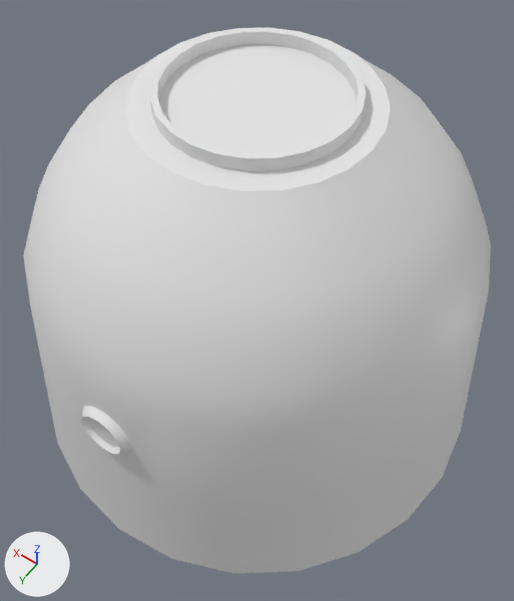
The Blender file RandomCollector/30maySoyuzDescentShape.blend as it was, and as the next commit left it.
The view is the same before and after, from a 50 mm lens placed at (-1.16, 1.62, 2.58), pointed at (-0.08, 0.12, 0.22). Lighting does not change. The marker at lower left points along +X, +Y and +Z. The first picture is the older version.
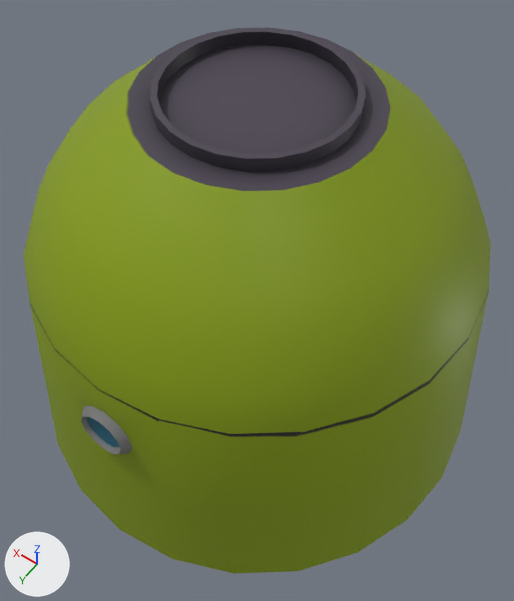
Changed parts and their boxes (x1, y1, x2, y2) in the pictures (514 x 601 px):
```json
{"object": "Cylinder.001", "change": "recoloured", "before": [23, 27, 491, 574], "after": [23, 27, 491, 574], "on screen": "white to green"}
```

Scene script edits in JSON lines:
```json
{"op": "add", "block": "img_soyuz_ao", "code": ["img_soyuz_ao = load_image('soyuz_ao', 'soyuz_ao.png', 2048, 2048, 'sRGB')"]}
{"op": "add", "block": "img_soyuz_diffuse", "code": ["img_soyuz_diffuse = load_image('soyuz_diffuse', 'soyuz_diffuse.png', 2048, 2048, 'sRGB')"]}
{"op": "add", "block": "mat_soyuzmainmat", "code": ["mat_soyuzmainmat = bpy.data.materials.new('SoyuzMainMat')", "# uses the picture img_soyuz_ao", "# uses the picture img_soyuz_diffuse"]}
{"block": "me_cylinder_002", "where": "me_cylinder_002.from_pydata(...)  # 324 vertices, 295 faces; spans x -1.09..1.09, y -1.09..1.09, z -0.6..1.38"}
{"op": "add", "block": "me_cylinder_002", "code": "me_cylinder_002.materials.append(mat_soyuzmainmat)"}
```
